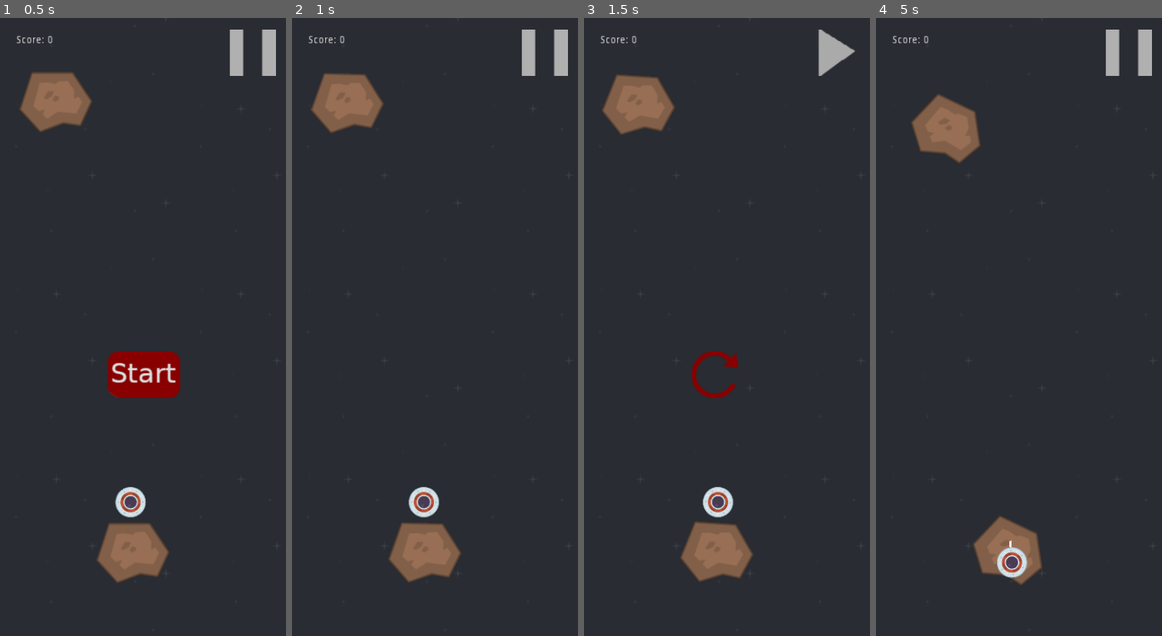
Above: before the commit, frames 1-4 (left to right).
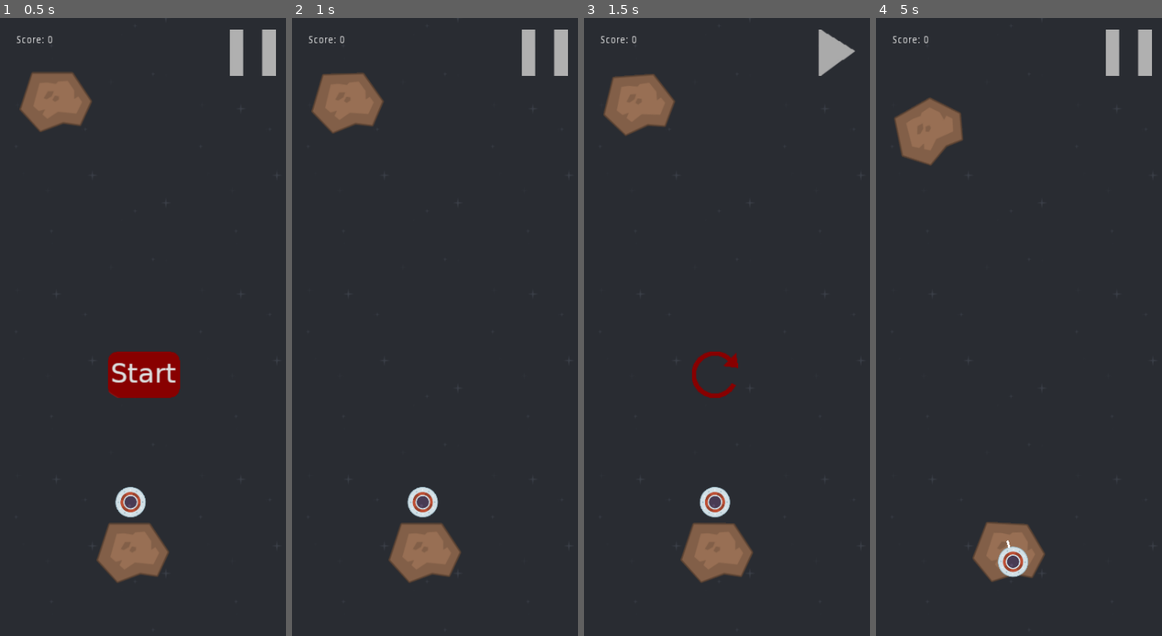
Above: after the commit, the same moments.

Repository: brendankhoury/To-the-moon-and-hack
Game: Godot game, scene res://Src/Main.tscn
The game is run twice, just before and just after one commit, with the same random seed, the same clock (stepped at 60 frames per second) and the same inputs.
Inputs (mouse positions are in pixels of both pictures, inside the frame that each line leads up to):
- Up to frame 1 (0.5 s): no input
- Up to frame 2 (1 s): click (435, 376) at 0.5 s
- Up to frame 3 (1.5 s): click (835, 55) at 1.25 s
- Up to frame 4 (5 s): click (1019, 376) at 2 s; click (1019, 376) at 2.75 s; move the mouse to (1081, 296) at 3.52 s; hold Space (tap) 3.53-4.28 s; move the mouse to (961, 357) at 4.27 s; tap Space (tap) at 4.35 s

Frame 1 is identical in both runs. In frame 2, 0.3% of the frame differs, in the area x 6-52%, y 8-81%; in frame 3, 0.6%; in frame 4, 2.2%, in the area x 6-60%, y 12-92%.

Commit message:
Added pseudo-random speeds and rotations to asteroids

Diff:
--- a/Src/Actors/Asteroid.gd
+++ b/Src/Actors/Asteroid.gd
@@ -7,16 +7,21 @@
 var angle := deg2rad(90)
 var vector := Vector2.DOWN
 
+var rotation_coef: float
+var movement_coef: float
+
 # Called when the node enters the scene tree for the first time.
 func _ready():
 	angle += rand_range(-max_angle, max_angle)
 	vector = move_speed*Vector2(cos(angle), sin(angle))
+	movement_coef = rand_range(0.7,1.3)
+	rotation_coef = (rand_range(-1.5,1.5))
 
 
 func _physics_process(delta: float) -> void:
 	if delta < 100:
-		apply_central_impulse(vector)
-		apply_torque_impulse(rotation_speed)
+		apply_central_impulse(movement_coef*vector)
+		apply_torque_impulse(rotation_coef*rotation_speed)
 	else:
 		apply_central_impulse(Vector2(0,0))
 		apply_torque_impulse(0)
